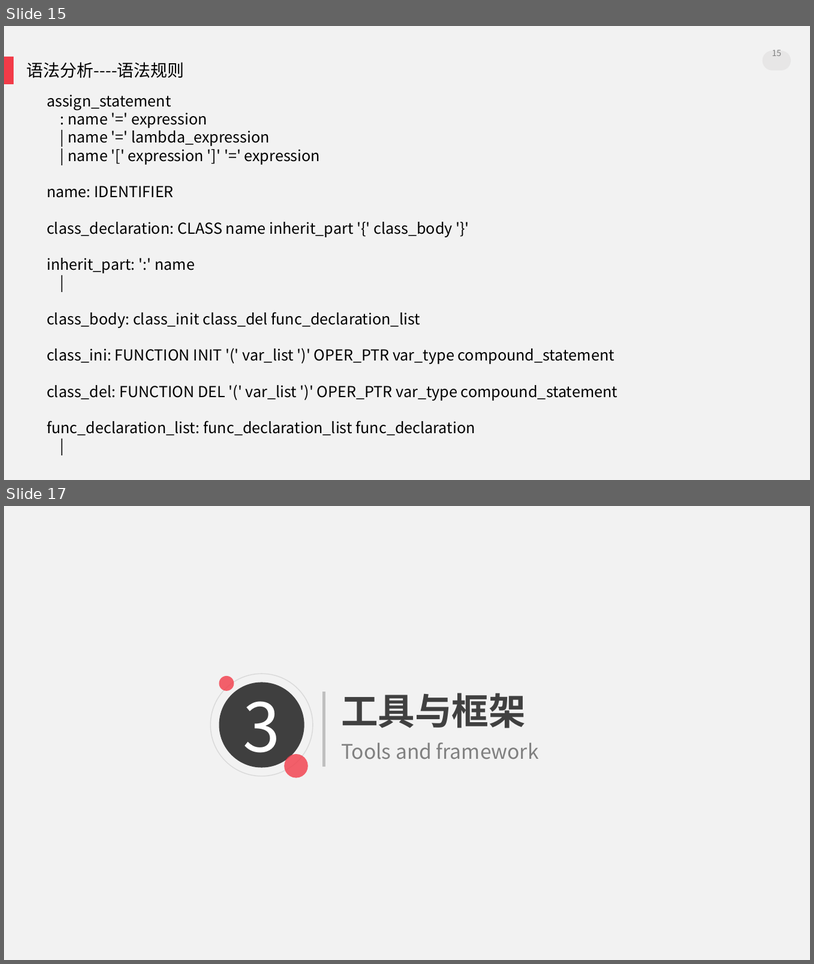
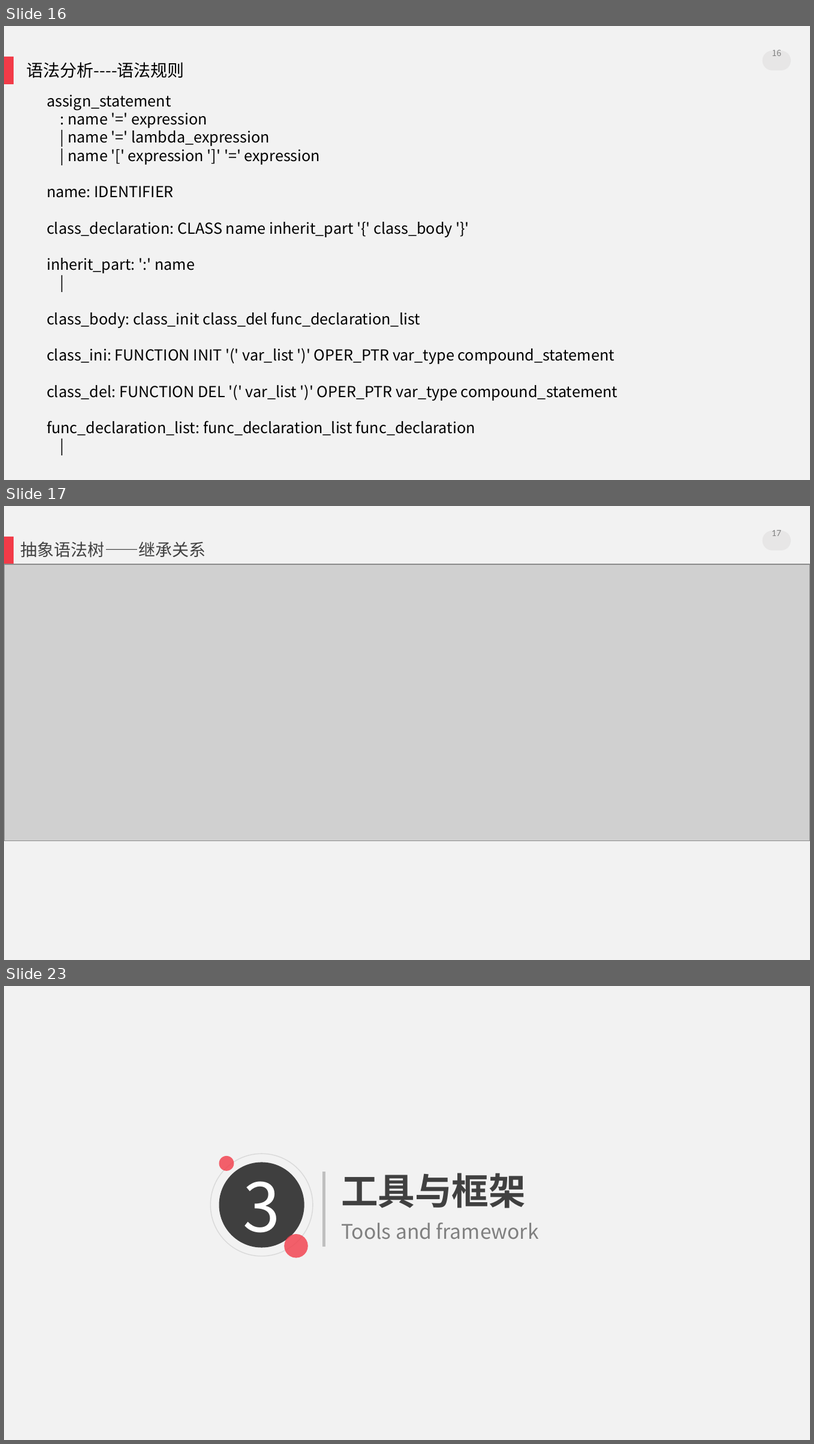
Before and after one commit to Skyminers/SkyCompiler, a slide deck: doc/SkyCompiler.pptx. Shown one above the other, each under a label of ours: slides 15 and 17 before the commit, slides 16, 17 and 23 after it; the slides between them are not shown. The pictures are 814x964 and 814x1444 pixels, drawn with LibreOffice and Linux fonts; fonts in the diff are those of the drawing; grey boxes stand for pictures. Boxes give left, top, right and bottom in pixels: in the first picture for what was removed or moved away, otherwise in the second. Text is boxed around its words. In the diff, an @@ line names an element or a change of style, - is before the commit and + after.

```diff
--- a/doc/SkyCompiler.pptx
+++ b/doc/SkyCompiler.pptx
@@ slide 17 added at [4, 506, 810, 960], background #F2F2F2; not listed: 2 template elements that a slide beside it also shows @@
@@ text added at [21, 541, 206, 558], 20 pt, text #404040 @@
+抽象语法树——继承关系
@@ page number added at [772, 530, 782, 536], 10 pt, text #808080 @@
+17
@@ picture added at [4, 564, 810, 841] @@
@@ what was slide 15 is now slide 16 @@
@@ what was slide 17 is now slide 23 @@
```
Also in this commit, not shown: 8 slides changed, 7 other slides added.
